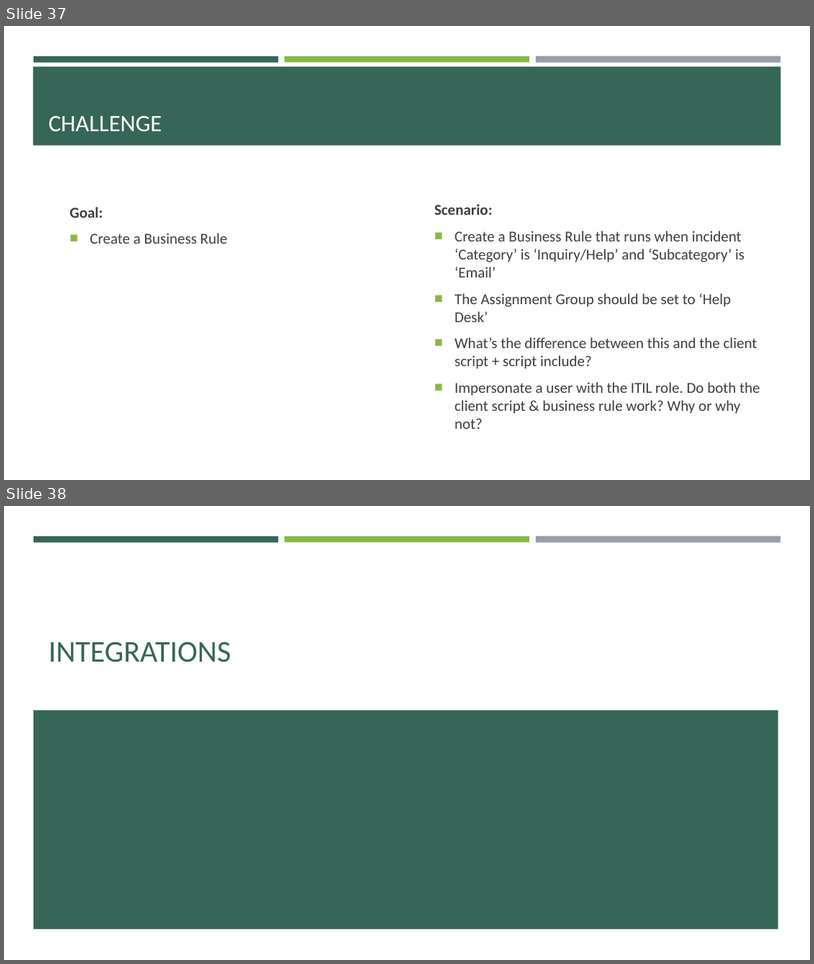
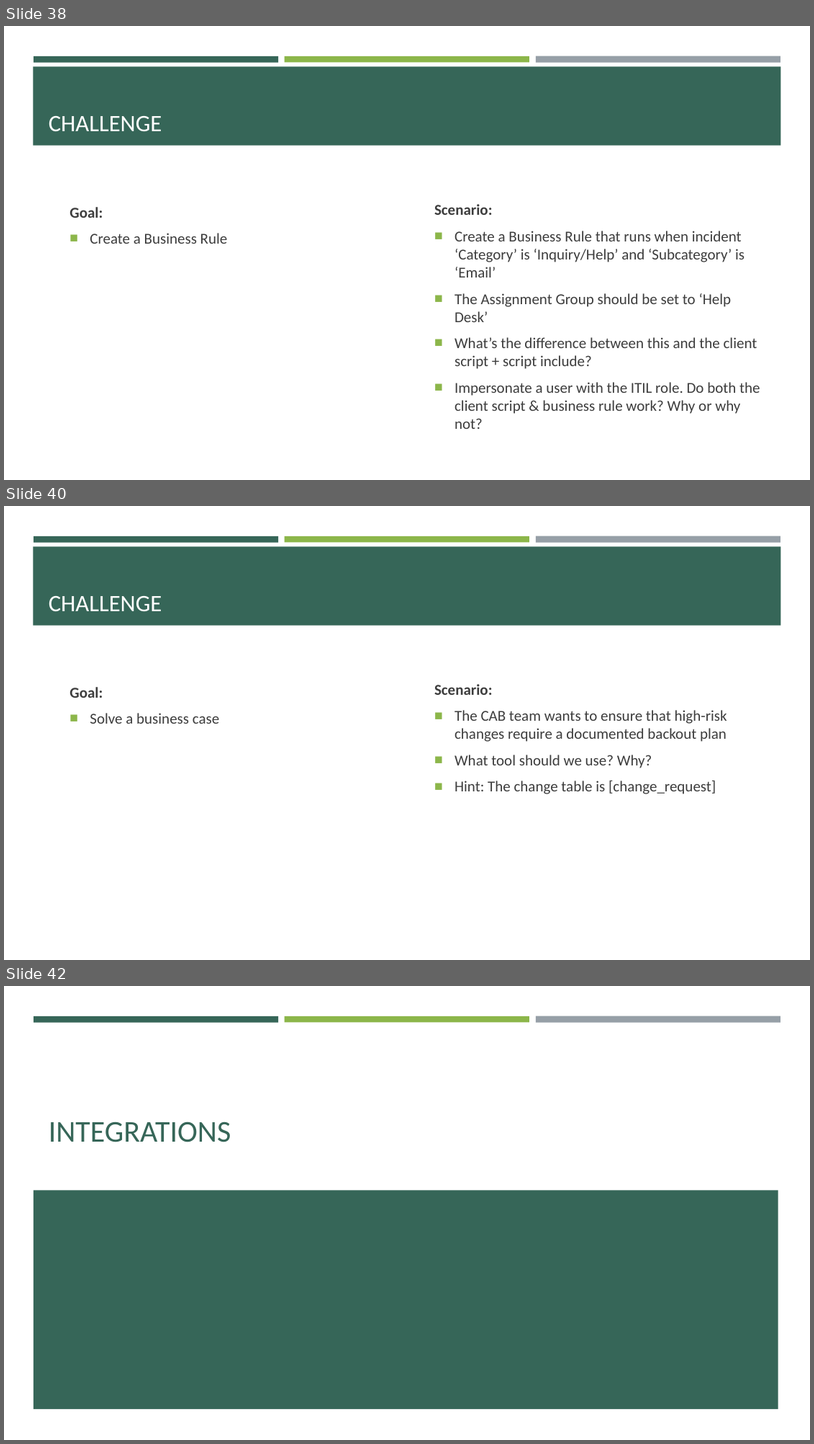
Before and after one commit to e-m-wilson/SNOW, a slide deck: Week_6/Data_Migration_&_Integration.pptx. Shown one above the other, each under a label of ours: slides 37 and 38 before the commit, slides 38, 40 and 42 after it; the slides between them are not shown. The pictures are 814x964 and 814x1444 pixels, drawn with LibreOffice and Linux fonts; fonts in the diff are those of the drawing. Boxes give left, top, right and bottom in pixels: in the first picture for what was removed or moved away, otherwise in the second. Text is boxed around its words. In the diff, an @@ line names an element or a change of style, - is before the commit and + after.

```diff
--- a/Week_6/Data_Migration_&_Integration.pptx
+++ b/Week_6/Data_Migration_&_Integration.pptx
@@ slide 40 added at bbox=[4, 506, 810, 960], background #FFFFFF; not listed: 4 template elements that a slide beside it also shows @@
@@ title added at bbox=[49, 596, 162, 611], 28 pt, text #FFFFFF @@
+CHALLENGE
@@ text added at bbox=[70, 687, 219, 723], 18 pt, text #3D3D3D @@
+Goal:
+■ Solve a business case
@@ text added at bbox=[435, 684, 728, 794], 18 pt, text #3D3D3D @@
+Scenario:
+■ The CAB team wants to ensure that high-risk changes require a documented backout plan
+■ What tool should we use? Why?
+■ Hint: The change table is [change_request]
@@ what was slide 37 is now slide 38 @@
@@ what was slide 38 is now slide 42 @@
```
Also in this commit, not shown: 16 other slides added, 4 other files.
